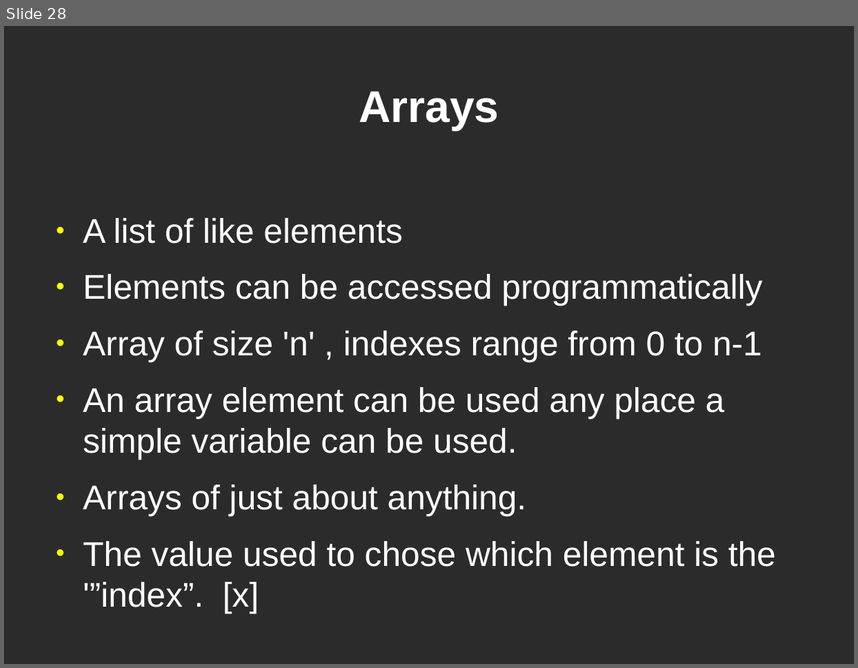
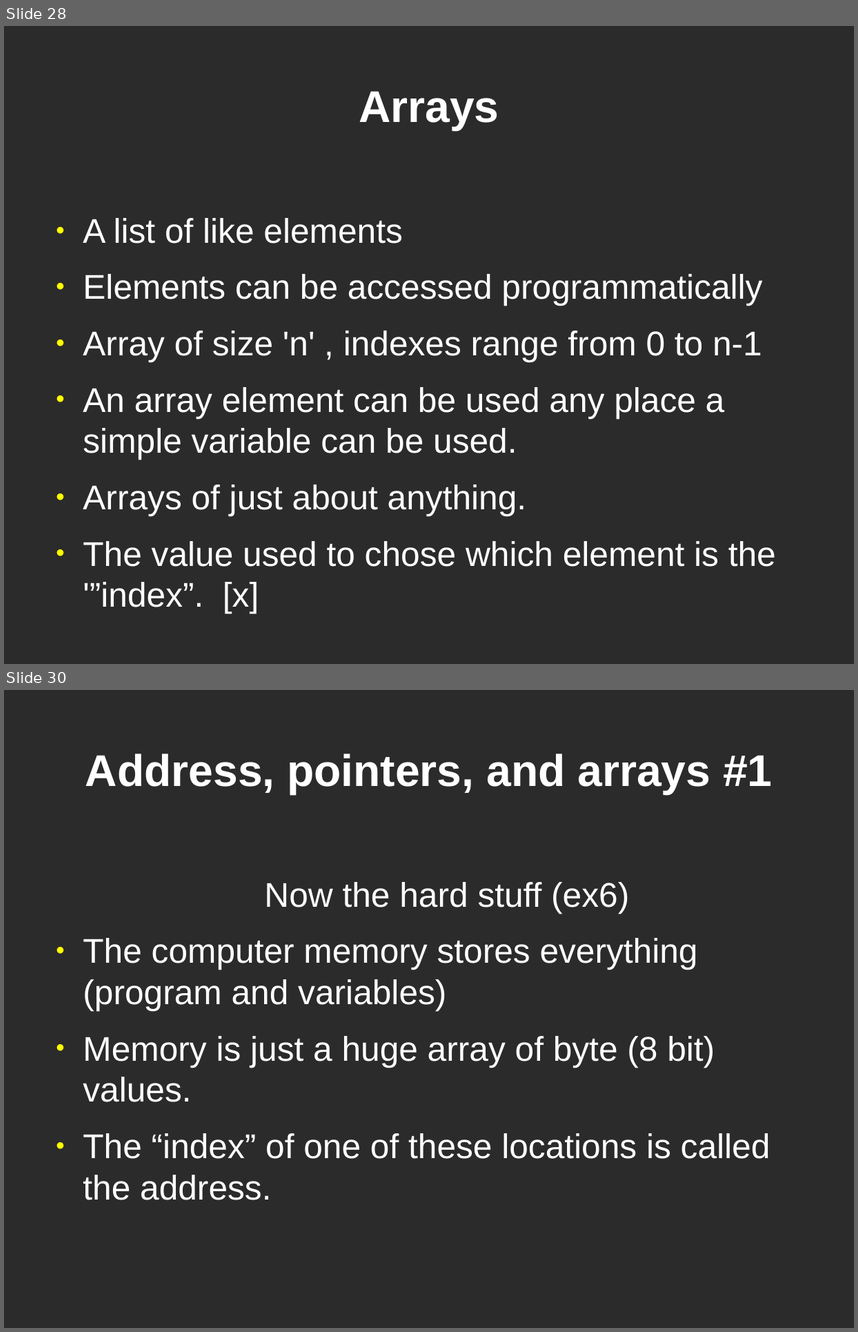
Before and after one commit to dklamet/class, a slide deck: docs/class.odp. Shown one above the other, each under a label of ours: slide 28 before the commit, slides 28 and 30 after it; the slides between them are not shown. The pictures are 858x668 and 858x1332 pixels, drawn with LibreOffice and Linux fonts; fonts in the diff are those of the drawing; background and template pictures are left out; a plain dark background stands for a picture behind light text. Boxes give left, top, right and bottom in pixels: in the first picture for what was removed or moved away, otherwise in the second. Text is boxed around its words. In the diff, an @@ line names an element or a change of style, - is before the commit and + after.

```diff
--- a/docs/class.odp
+++ b/docs/class.odp
@@ slide 30 added at bbox=[4, 690, 854, 1328], background picture (left out) @@
@@ title added at bbox=[85, 753, 772, 794], 41.4 pt, text #FFFFFF, bold @@
+Address, pointers, and arrays #1
@@ text added at bbox=[83, 882, 771, 1200], 32 pt, text #FFFFFF @@
+Now the hard stuff (ex6)
+● The computer memory stores everything (program and variables)
+● Memory is just a huge array of byte (8 bit) values.
+● The “index” of one of these locations is called the address.
```
Also in this commit, not shown: 6 other slides added, 6 other files.
